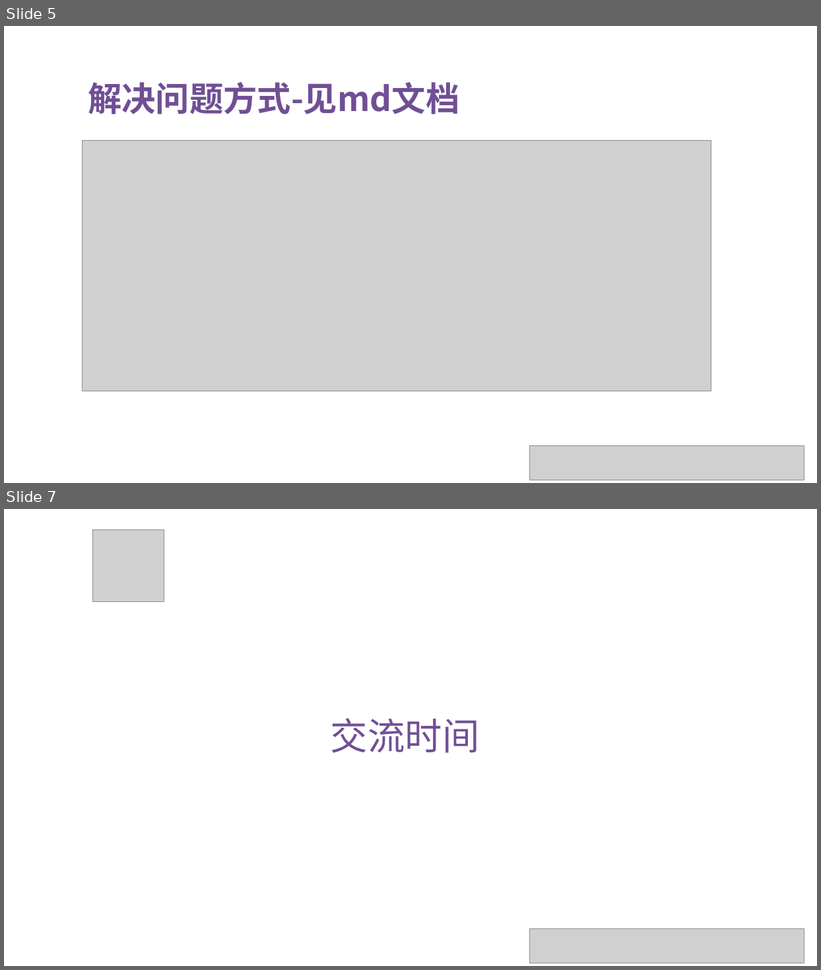
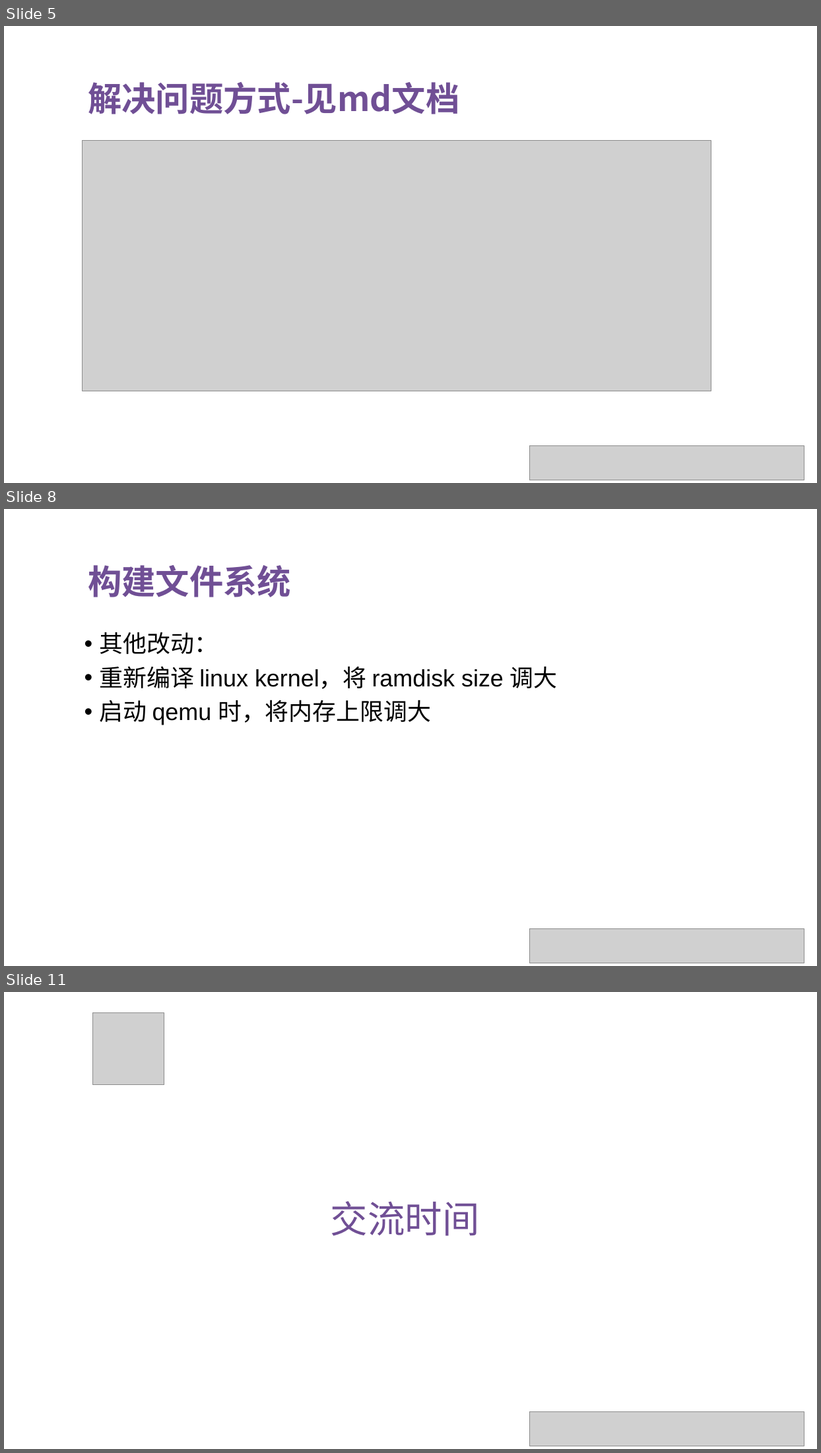
Before and after one commit to OS-F-4/usr-intr, a slide deck: ppt/2022-5-28.pptx. Shown one above the other, each under a label of ours: slides 5 and 7 before the commit, slides 5, 8 and 11 after it; the slides between them are not shown. The pictures are 821x970 and 821x1453 pixels, drawn with LibreOffice and Linux fonts; fonts in the diff are those of the drawing; grey boxes stand for pictures. Boxes give left, top, right and bottom in pixels: in the first picture for what was removed or moved away, otherwise in the second. Text is boxed around its words. In the diff, an @@ line names an element or a change of style, - is before the commit and + after.

```diff
--- a/ppt/2022-5-28.pptx
+++ b/ppt/2022-5-28.pptx
@@ slide 8 added at box(4, 509, 817, 966), background #FFFFFF @@
@@ text added at box(88, 565, 291, 597), 40 pt, text #704F95, bold @@
+构建文件系统
@@ text added at box(100, 632, 558, 725), 28 pt, text #000000 @@
+• 其他改动：
+• 重新编译 linux kernel，将 ramdisk size 调大
+• 启动 qemu 时，将内存上限调大
@@ picture added at box(530, 929, 805, 964) @@
@@ what was slide 7 is now slide 11 @@
```
Also in this commit, not shown: 2 slides changed, 3 other slides added, 1 other file.
